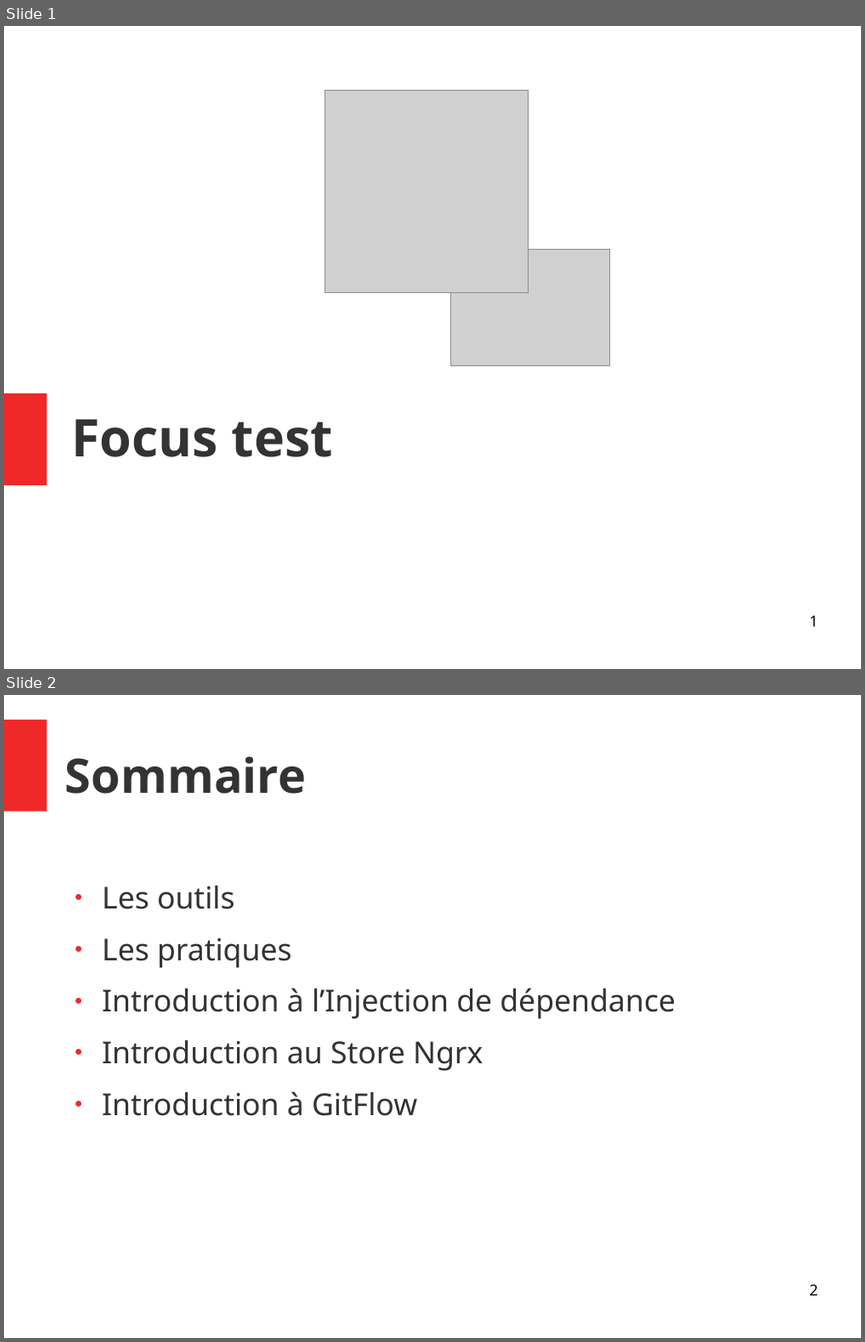
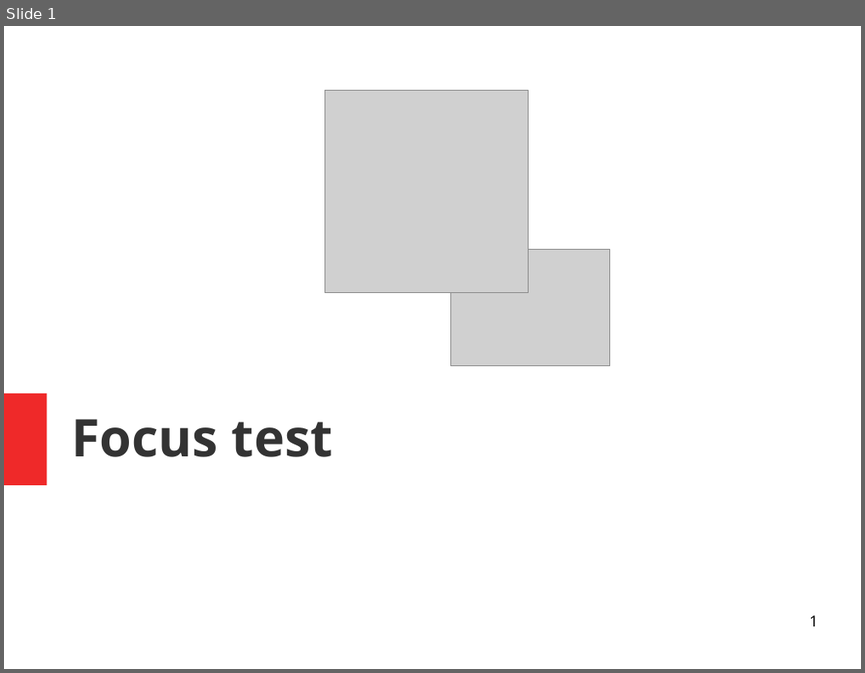
Before and after one commit to Yanoushka/angular-seed, a slide deck: docs/Focus test.odp. Shown one above the other, each under a label of ours: slides 1 and 2 before the commit, slide 1 after it. The pictures are 865x1342 and 865x673 pixels, drawn with LibreOffice and Linux fonts; fonts in the diff are those of the drawing; grey boxes stand for pictures. Boxes give left, top, right and bottom in pixels: in the first picture for what was removed or moved away, otherwise in the second. Text is boxed around its words. In the diff, an @@ line names an element or a change of style, - is before the commit and + after.

```diff
--- a/docs/Focus test.odp
+++ b/docs/Focus test.odp
@@ slide 2 removed at [4,695,861,1338], background #FFFFFF @@
@@ rectangle removed at [4,719,46,811] @@
@@ title removed at [65,756,306,794] @@
-Sommaire
@@ text removed at [102,885,676,1116] @@
-● Les outils
-● Les pratiques
-● Introduction à l’Injection de dépendance
-● Introduction au Store Ngrx
-● Introduction à GitFlow
@@ page number removed at [809,1284,817,1295] @@
-2
```
Also in this commit, not shown: 17 slides added, 3 other slides removed.
